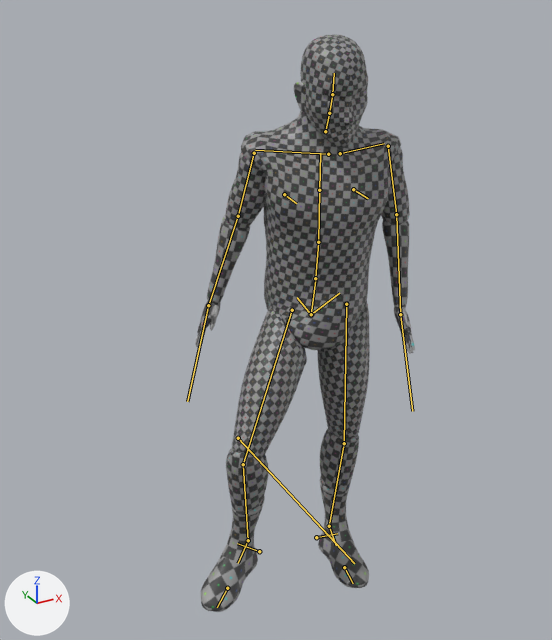
A saved change to the glTF model PsychologyFootball_Godot/Import GLTF/Character.gltf.
Rendered twice from a camera (50 mm lens) standing at (-1.259, -2.135, 2.002) and looking at (-0.108, -0.042, 0.955). The lights are fixed; the arrows at lower left show +X, +Y and +Z. Both versions are drawn at frame 18 of the action 'Recevie'; the numbers are the values there. The bones that bend it are drawn over the model as lines.
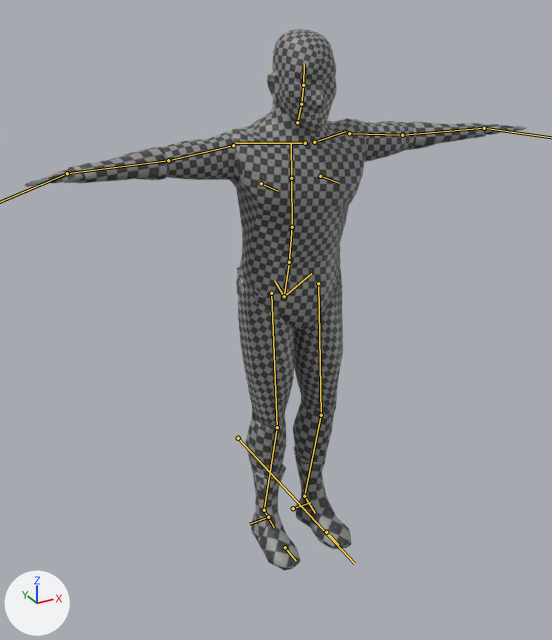
Where the change shows, as pixel boxes (x1, y1, x2, y2) in the pictures (552 x 640 px):
```json
{"object": "Sphere.005", "change": "posed", "before": [195, 35, 415, 612], "after": [25, 29, 527, 571], "on screen": "128% wider, 6% shorter"}
{"bone": "spine", "before": "(311, 314) to (315, 280)", "after": "(284, 296) to (289, 264)"}
{"bone": "spine.004", "before": "(325, 131) to (329, 113)", "after": "(297, 122) to (301, 104)"}
{"bone": "spine.005", "before": "(329, 113) to (332, 94)", "after": "(301, 104) to (303, 85)"}
{"bone": "upper_arm.L", "before": "(388, 146) to (396, 214)", "after": "(349, 133) to (402, 135)"}
{"bone": "forearm.L", "before": "(396, 214) to (400, 314)", "after": "(402, 135) to (484, 128)"}
{"bone": "upper_arm.R", "before": "(254, 153) to (238, 216)", "after": "(233, 145) to (168, 160)"}
{"bone": "thigh.R", "before": "(292, 310) to (243, 464)", "after": "(271, 293) to (277, 427)"}
{"bone": "shin.R", "before": "(243, 464) to (248, 540)", "after": "(277, 427) to (264, 510)"}
```

The change, as JSON lines over the scene's bpy script:
```json
{"block": "bone_spine", "where": "bone_spine = bpy.data.objects['metarig'].pose.bones['spine']  # child of 'Bone'"}
{"op": "set", "path": "bone_spine.location", "old": "(0.0, 0.047, 0.181)", "new": "(0.0, 0.0, 0.0)"}
{"op": "set", "path": "bone_spine.rotation_quaternion", "old": "(0.995, -0.001, -0.102, 0.021)", "new": "(1.0, 0.0, 0.0, 0.0)", "note": "degrees (0, -12, 2) -> degrees (0, 0, 0)"}
{"block": "bone_spine_004", "where": "bone_spine_004 = bpy.data.objects['metarig'].pose.bones['spine.004']  # child of 'spine.003'"}
{"op": "set", "path": "bone_spine_004.rotation_quaternion", "old": "(0.998, 0.039, 0.039, 0.004)", "new": "(1.0, 0.0, 0.0, 0.0)", "note": "degrees (4, 4, 1) -> degrees (0, 0, 0)"}
{"block": "bone_spine_005", "where": "bone_spine_005 = bpy.data.objects['metarig'].pose.bones['spine.005']  # child of 'spine.004'"}
{"op": "set", "path": "bone_spine_005.rotation_quaternion", "old": "(0.997, 0.059, 0.039, 0.008)", "new": "(1.0, 0.0, 0.0, 0.0)", "note": "degrees (7, 4, 1) -> degrees (0, 0, 0)"}
{"block": "bone_upper_arm_l", "where": "bone_upper_arm_l = bpy.data.objects['metarig'].pose.bones['upper_arm.L']  # child of 'shoulder.L'"}
{"op": "set", "path": "bone_upper_arm_l.rotation_quaternion", "old": "(0.799, 0.079, -0.029, -0.596)", "new": "(1.0, 0.0, 0.0, 0.0)", "note": "degrees (9, 3, -73) -> degrees (0, 0, 0)"}
{"block": "bone_forearm_l", "where": "bone_forearm_l = bpy.data.objects['metarig'].pose.bones['forearm.L']  # child of 'upper_arm.L'"}
{"op": "set", "path": "bone_forearm_l.rotation_quaternion", "old": "(0.987, 0.006, 0.049, -0.153)", "new": "(1.0, 0.0, 0.0, 0.0)", "note": "degrees (0, 6, -18) -> degrees (0, 0, 0)"}
{"block": "bone_hand_l", "where": "bone_hand_l = bpy.data.objects['metarig'].pose.bones['hand.L']  # child of 'forearm.L'"}
{"op": "set", "path": "bone_hand_l.rotation_quaternion", "old": "(0.981, 0.147, 0.111, 0.054)", "new": "(1.0, 0.0, 0.0, 0.0)", "note": "degrees (18, 12, 8) -> degrees (0, 0, 0)"}
{"block": "bone_upper_arm_r", "where": "bone_upper_arm_r = bpy.data.objects['metarig'].pose.bones['upper_arm.R']  # child of 'shoulder.R'"}
{"op": "set", "path": "bone_upper_arm_r.rotation_quaternion", "old": "(0.784, -0.074, -0.091, 0.609)", "new": "(1.0, 0.0, 0.0, 0.0)", "note": "degrees (-13, -3, 76) -> degrees (0, 0, 0)"}
{"block": "bone_hand_r", "where": "bone_hand_r = bpy.data.objects['metarig'].pose.bones['hand.R']  # child of 'forearm.R'"}
{"op": "set", "path": "bone_hand_r.rotation_quaternion", "old": "(0.98, 0.112, -0.115, -0.115)", "new": "(1.0, 0.0, 0.0, 0.0)", "note": "degrees (15, -12, -15) -> degrees (0, 0, 0)"}
{"block": "bone_thigh_r", "where": "bone_thigh_r = bpy.data.objects['metarig'].pose.bones['thigh.R']  # child of 'spine'"}
{"op": "set", "path": "bone_thigh_r.rotation_quaternion", "old": "(0.913, -0.252, 0.276, 0.163)", "new": "(1.0, 0.0, 0.0, 0.0)", "note": "degrees (-27, 36, 11) -> degrees (0, 0, 0)"}
{"block": "bone_shin_r", "where": "bone_shin_r = bpy.data.objects['metarig'].pose.bones['shin.R']  # child of 'thigh.R'"}
{"op": "set", "path": "bone_shin_r.rotation_quaternion", "old": "(0.942, 0.335, 0.0, 0.0)", "new": "(1.0, 0.0, 0.0, 0.0)", "note": "degrees (39, 0, 0) -> degrees (0, 0, 0)"}
```
